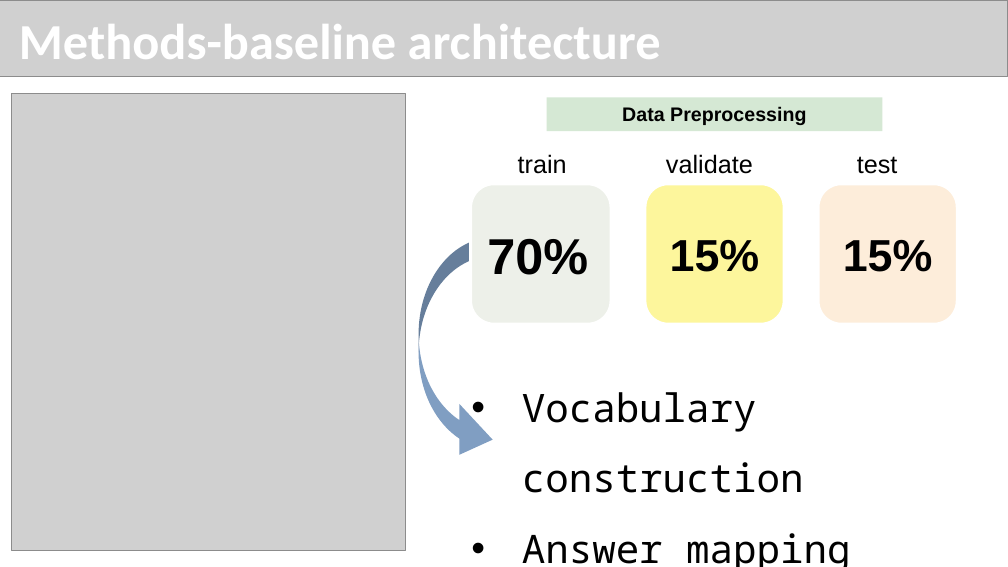
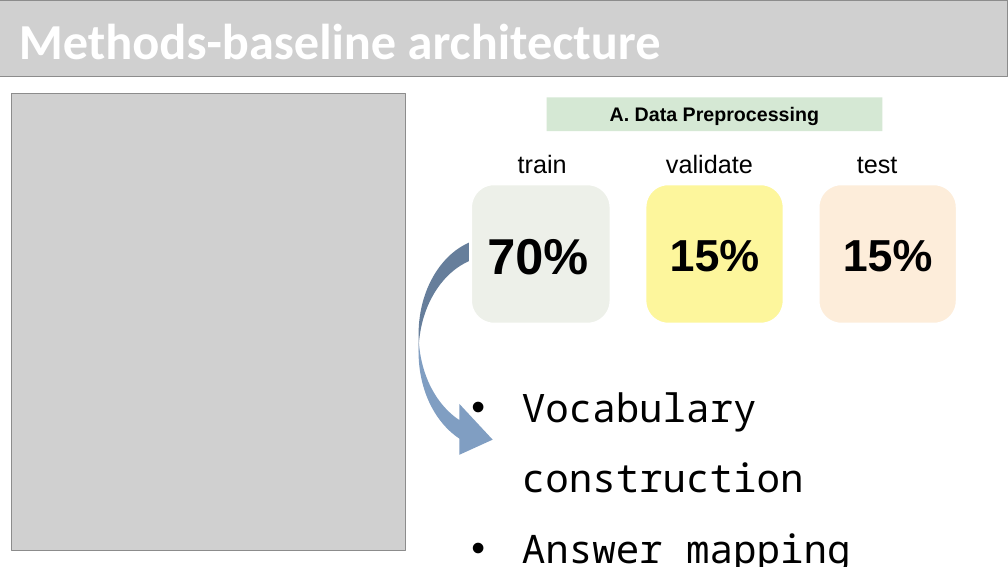
Before and after one commit to zhongjp21-coder/WOA7015_AlternativeAsscement, a slide deck: slide 4 of Report Dir/WOX7001_assignment2_zouting(24201617).pptx. Drawn at 1008x567 pixels with LibreOffice and Linux fonts; fonts in the diff are those of the drawing; grey boxes stand for pictures. Boxes give left, top, right and bottom in pixels: in the first picture for what was removed or moved away, otherwise in the second. Text is boxed around its words. In the diff, an @@ line names an element or a change of style, - is before the commit and + after.

```diff
--- a/Report Dir/WOX7001_assignment2_zouting(24201617).pptx
+++ b/Report Dir/WOX7001_assignment2_zouting(24201617).pptx
@@ text in rectangle at [610, 106, 819, 125]: text changed @@
-Data Preprocessing
+A. Data Preprocessing
```
Also in this commit, not shown: 4 other slides changed, 7 slides added, 3 other files.
